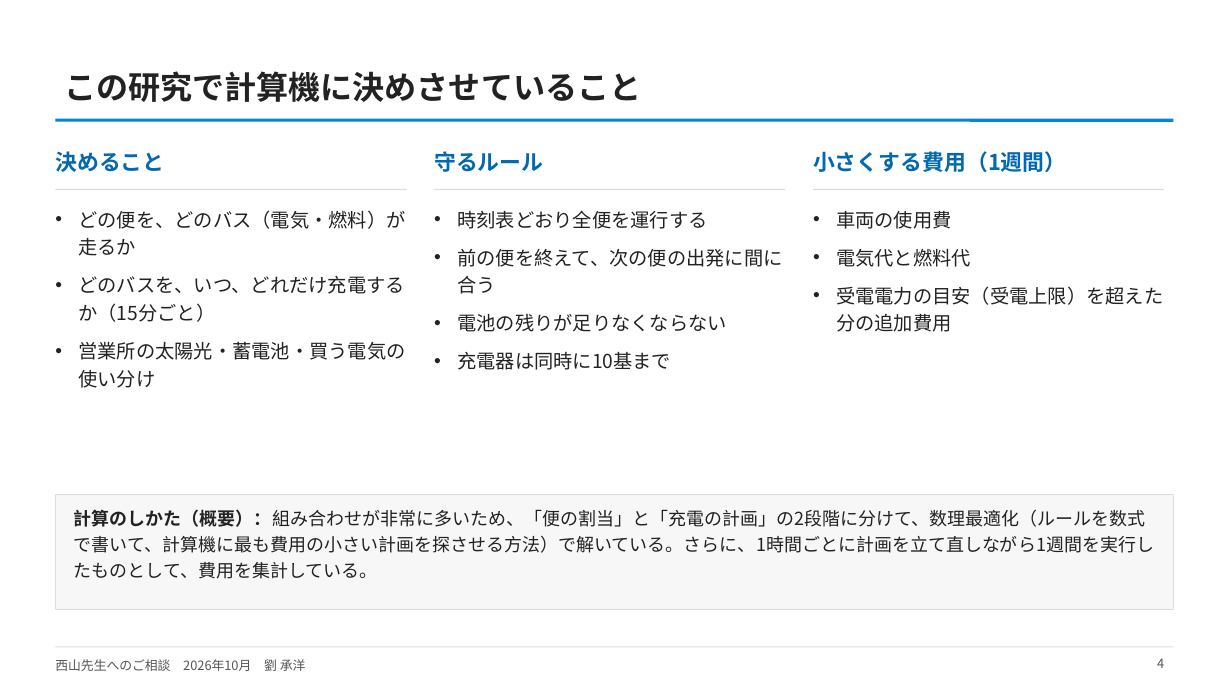
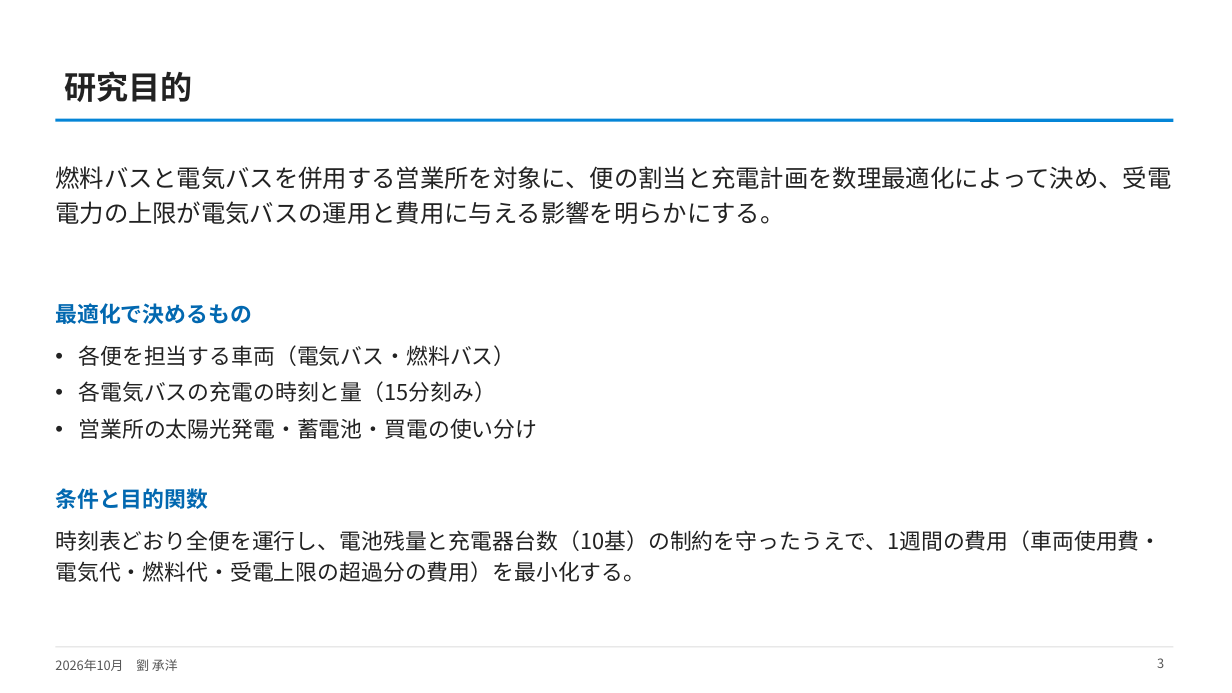
Before and after one commit to CYLIU2003/master-course, a slide deck: slide 3 of outcome/2026-10-21_nishiyama_consult/西山先生へのご相談_研究の現状と軸C_v2.pptx (slide 4 before the commit). Drawn at 1232x693 pixels with LibreOffice and Linux fonts; fonts in the diff are those of the drawing. Boxes give left, top, right and bottom in pixels: in the first picture for what was removed or moved away, otherwise in the second. Text is boxed around its words. In the diff, an @@ line names an element or a change of style, - is before the commit and + after.

```diff
--- a/outcome/2026-10-21_nishiyama_consult/西山先生へのご相談_研究の現状と軸C_v2.pptx
+++ b/outcome/2026-10-21_nishiyama_consult/西山先生へのご相談_研究の現状と軸C_v2.pptx
@@ title at bbox=[65, 71, 193, 102]: text changed @@
-この研究で計算機に決めさせていること
+研究目的
@@ text removed at bbox=[55, 151, 164, 172] @@
-決めること
@@ text added at bbox=[55, 166, 1171, 224], 19 pt, text #222222 @@
+燃料バスと電気バスを併用する営業所を対象に、便の割当と充電計画を数理最適化によって決め、受電電力の上限が電気バスの運用と費用に与える影響を明らかにする。
@@ text removed at bbox=[434, 151, 543, 172] @@
-守るルール
@@ text removed at bbox=[813, 151, 1066, 172] @@
-小さくする費用（1週間）
@@ line removed from (55, 189) to (407, 189) @@
@@ line removed from (434, 189) to (786, 189) @@
@@ line removed from (813, 189) to (1165, 189) @@
@@ text removed at bbox=[457, 210, 782, 370] @@
-• 時刻表どおり全便を運行する
-• 前の便を終えて、次の便の出発に間に合う
-• 電池の残りが足りなくならない
-• 充電器は同時に10基まで
@@ text removed at bbox=[836, 211, 1163, 332] @@
-• 車両の使用費
-• 電気代と燃料代
-• 受電電力の目安（受電上限）を超えた分の追加費用
@@ text added at bbox=[55, 303, 252, 324], 17 pt, text #0268B0, bold @@
+最適化で決めるもの
@@ text at bbox=[79, 345, 538, 439]: text changed; size 15 to 17 pt @@
-• どの便を、どのバス（電気・燃料）が走るか
-• どのバスを、いつ、どれだけ充電するか（15分ごと）
-• 営業所の太陽光・蓄電池・買う電気の使い分け
+• 各便を担当する車両（電気バス・燃料バス）
+• 各電気バスの充電の時刻と量（15分刻み）
+• 営業所の太陽光発電・蓄電池・買電の使い分け
@@ rectangle removed at bbox=[55, 494, 1174, 610] @@
@@ text added at bbox=[55, 488, 208, 509], 17 pt, text #0268B0, bold @@
+条件と目的関数
@@ text removed at bbox=[74, 509, 1154, 579] @@
-計算のしかた（概要）：組み合わせが非常に多いため、「便の割当」と「充電の計画」の2段階に分けて、数理最適化（ルールを数式で書いて、計算機に最も費用の小さい計画を探させる方法）で解いている。さらに、1時間ごとに計画を立て直しながら1週間を実行したものとして、費用を集計している。
@@ text added at bbox=[55, 530, 1161, 582], 17 pt, text #222222 @@
+時刻表どおり全便を運行し、電池残量と充電器台数（10基）の制約を守ったうえで、1週間の費用（車両使用費・電気代・燃料代・受電上限の超過分の費用）を最小化する。
@@ text at bbox=[55, 659, 178, 671]: text changed @@
-西山先生へのご相談 2026年10月 劉 承洋
+2026年10月 劉 承洋
@@ page number at bbox=[1157, 658, 1164, 668]: text changed @@
-4
+3
```
Also in this commit, not shown: 8 other slides changed, 2 slides added, 4 slides removed, 1 other file.
